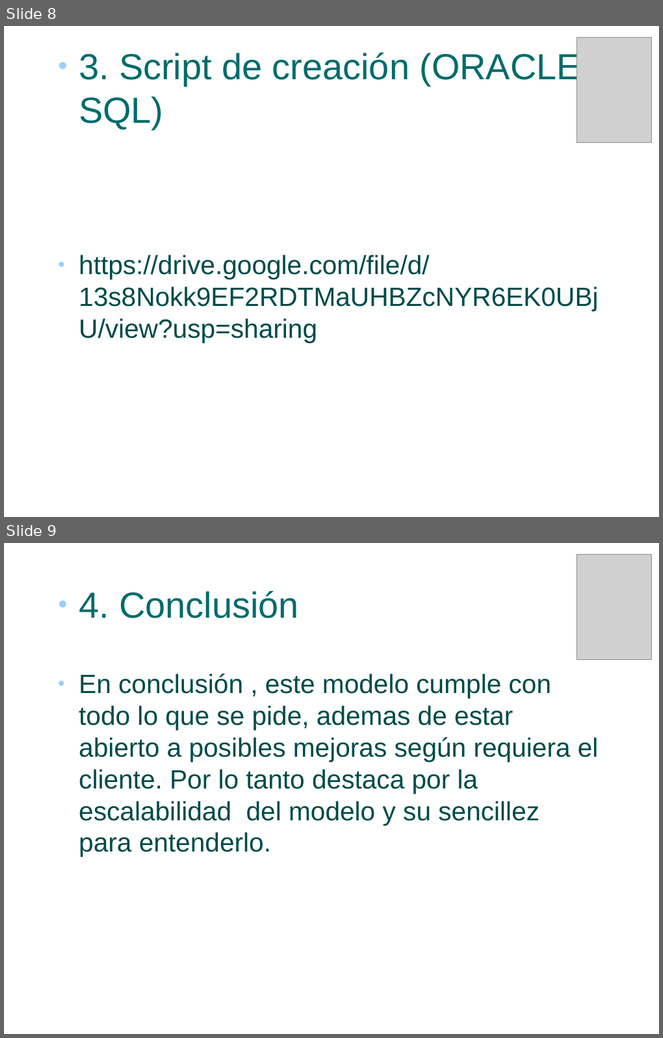
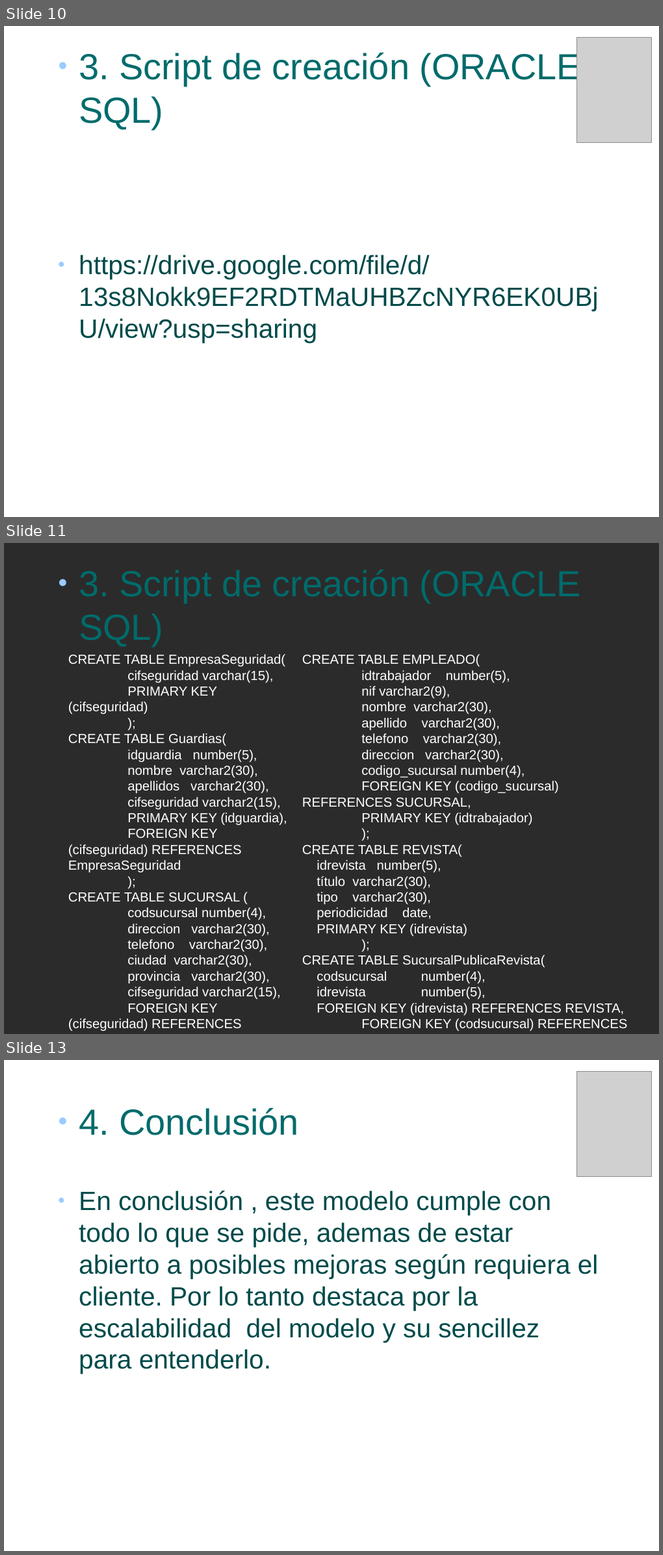
Before and after one commit to fartorr0810/Clases1DawB, a slide deck: BaseDeDatos/Tema3/Presentacion.odp. Shown one above the other, each under a label of ours: slides 8 and 9 before the commit, slides 10, 11 and 13 after it; the slides between them are not shown. The pictures are 663x1038 and 663x1555 pixels, drawn with LibreOffice and Linux fonts; fonts in the diff are those of the drawing; grey boxes stand for pictures; background and template pictures are left out; a plain dark background stands for a picture behind light text. Boxes give left, top, right and bottom in pixels: in the first picture for what was removed or moved away, otherwise in the second. Text is boxed around its words. In the diff, an @@ line names an element or a change of style, - is before the commit and + after.

```diff
--- a/BaseDeDatos/Tema3/Presentacion.odp
+++ b/BaseDeDatos/Tema3/Presentacion.odp
@@ slide 11 added at (4,543,659,1034), background picture (left out) @@
@@ title added at (51,554,601,653), 44 pt, text #006B6B @@
+● 3. Script de creación (ORACLE SQL)
@@ text added at (68,654,287,1032), 16 pt, text #FFFFFF @@
+CREATE TABLE EmpresaSeguridad(
+cifseguridad varchar(15),
+PRIMARY KEY (cifseguridad)
+);
+CREATE TABLE Guardias(
+idguardia number(5),
+nombre varchar2(30),
+apellidos varchar2(30),
+cifseguridad varchar2(15),
+PRIMARY KEY (idguardia),
+FOREIGN KEY (cifseguridad) REFERENCES EmpresaSeguridad
+);
+CREATE TABLE SUCURSAL (
+codsucursal number(4),
+direccion varchar2(30),
+telefono varchar2(30),
+ciudad varchar2(30),
+provincia varchar2(30),
+cifseguridad varchar2(15),
+FOREIGN KEY (cifseguridad) REFERENCES EmpresaSeguridad,
+PRIMARY KEY (codsucursal)
+);
@@ text added at (302,654,627,1032), 16 pt, text #FFFFFF @@
+CREATE TABLE EMPLEADO(
+idtrabajador number(5),
+nif varchar2(9),
+nombre varchar2(30),
+apellido varchar2(30),
+telefono varchar2(30),
+direccion varchar2(30),
+codigo_sucursal number(4),
+FOREIGN KEY (codigo_sucursal) REFERENCES SUCURSAL,
+PRIMARY KEY (idtrabajador)
+);
+CREATE TABLE REVISTA(
+idrevista number(5),
+título varchar2(30),
+tipo varchar2(30),
+periodicidad date,
+PRIMARY KEY (idrevista)
+);
+CREATE TABLE SucursalPublicaRevista(
+codsucursal number(4),
+idrevista number(5),
+FOREIGN KEY (idrevista) REFERENCES REVISTA,
+FOREIGN KEY (codsucursal) REFERENCES SUCURSAL,
+PRIMARY KEY(codsucursal,idrevista));
@@ what was slide 8 is now slide 10 @@
@@ what was slide 9 is now slide 13 @@
```
Also in this commit, not shown: 2 slides changed, 3 other slides added.
